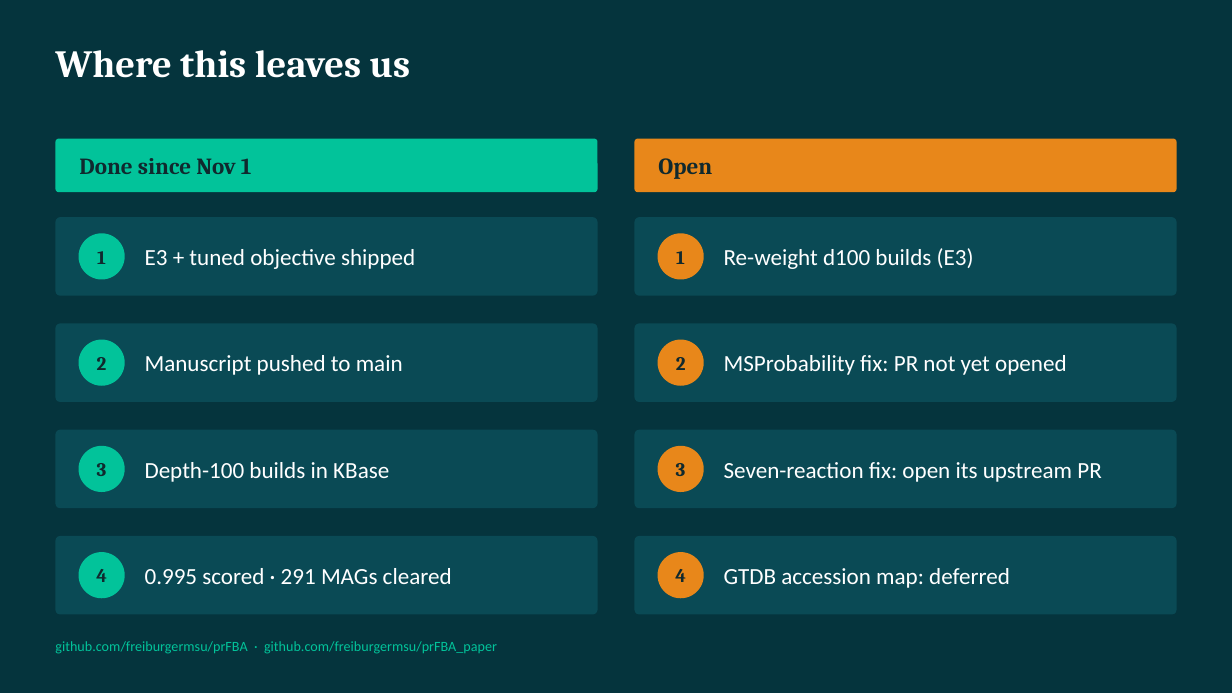
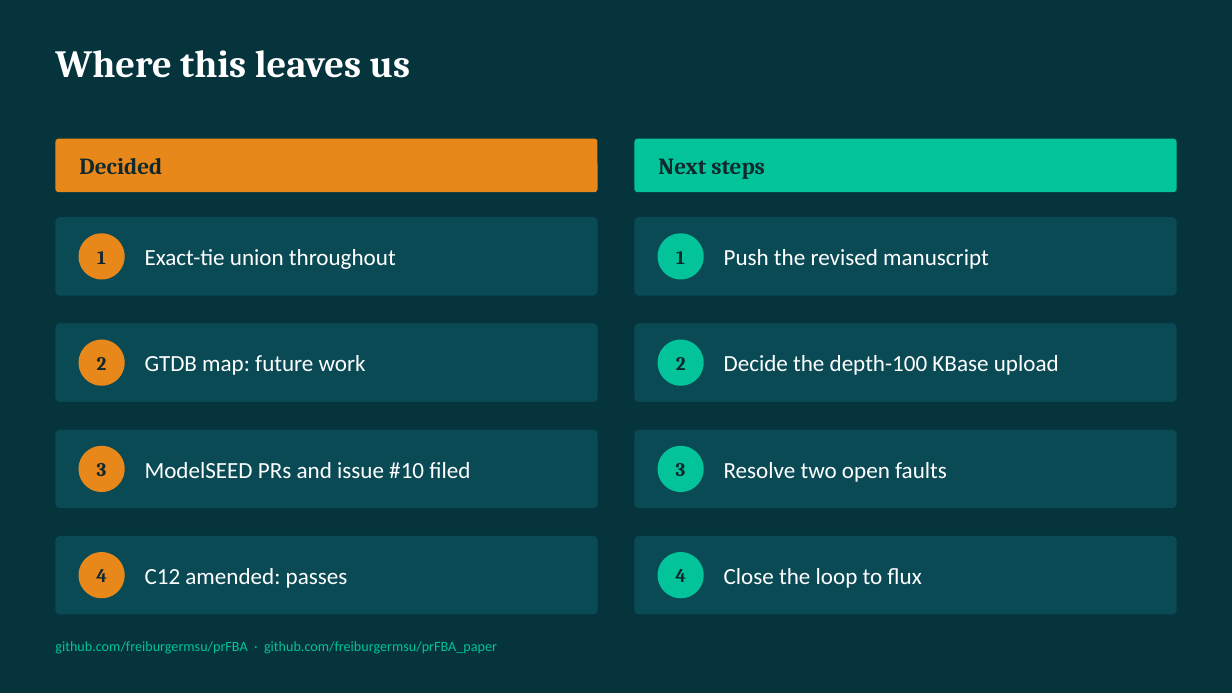
Before and after one commit to freiburgermsu/prFBA, a slide deck: slide 38 of presentations/prFBA_updates_2026-10.pptx (slide 45 before the commit). Drawn at 1232x693 pixels with LibreOffice and Linux fonts; fonts in the diff are those of the drawing. Boxes give left, top, right and bottom in pixels: in the first picture for what was removed or moved away, otherwise in the second. Text is boxed around its words. In the diff, an @@ line names an element or a change of style, - is before the commit and + after.

```diff
--- a/presentations/prFBA_updates_2026-10.pptx
+++ b/presentations/prFBA_updates_2026-10.pptx
@@ fill #02C39A to #E8871A in 5 elements at bbox=[79, 233, 125, 279], bbox=[79, 339, 125, 385], bbox=[79, 446, 125, 493], bbox=[79, 552, 125, 598], bbox=[55, 139, 598, 192] @@
@@ fill #E8871A to #02C39A in 5 elements at bbox=[658, 233, 704, 279], bbox=[658, 339, 704, 385], bbox=[658, 446, 704, 493], bbox=[658, 552, 704, 598], bbox=[635, 139, 1177, 192] @@
@@ text in rounded rectangle at bbox=[79, 158, 162, 174]: text changed @@
-Done since Nov 1
+Decided
@@ text in rounded rectangle at bbox=[658, 158, 765, 179]: text changed @@
-Open
+Next steps
@@ text in rounded rectangle at bbox=[145, 249, 396, 269]: text changed @@
-E3 + tuned objective shipped
+Exact-tie union throughout
@@ text in rounded rectangle at bbox=[724, 249, 989, 269]: text changed @@
-Re-weight d100 builds (E3)
+Push the revised manuscript
@@ text in rounded rectangle at bbox=[145, 355, 366, 375]: text changed @@
-Manuscript pushed to main
+GTDB map: future work
@@ text in rounded rectangle at bbox=[724, 355, 1059, 375]: text changed @@
-MSProbability fix: PR not yet opened
+Decide the depth-100 KBase upload
@@ text in rounded rectangle at bbox=[145, 462, 470, 478]: text changed @@
-Depth-100 builds in KBase
+ModelSEED PRs and issue #10 filed
@@ text in rounded rectangle at bbox=[724, 462, 947, 482]: text changed @@
-Seven-reaction fix: open its upstream PR
+Resolve two open faults
@@ text in rounded rectangle at bbox=[145, 568, 348, 588]: text changed @@
-0.995 scored · 291 MAGs cleared
+C12 amended: passes
@@ text in rounded rectangle at bbox=[724, 568, 921, 588]: text changed @@
-GTDB accession map: deferred
+Close the loop to flux
```
Also in this commit, not shown: 11 other slides changed, 7 slides removed, 5 other files.
